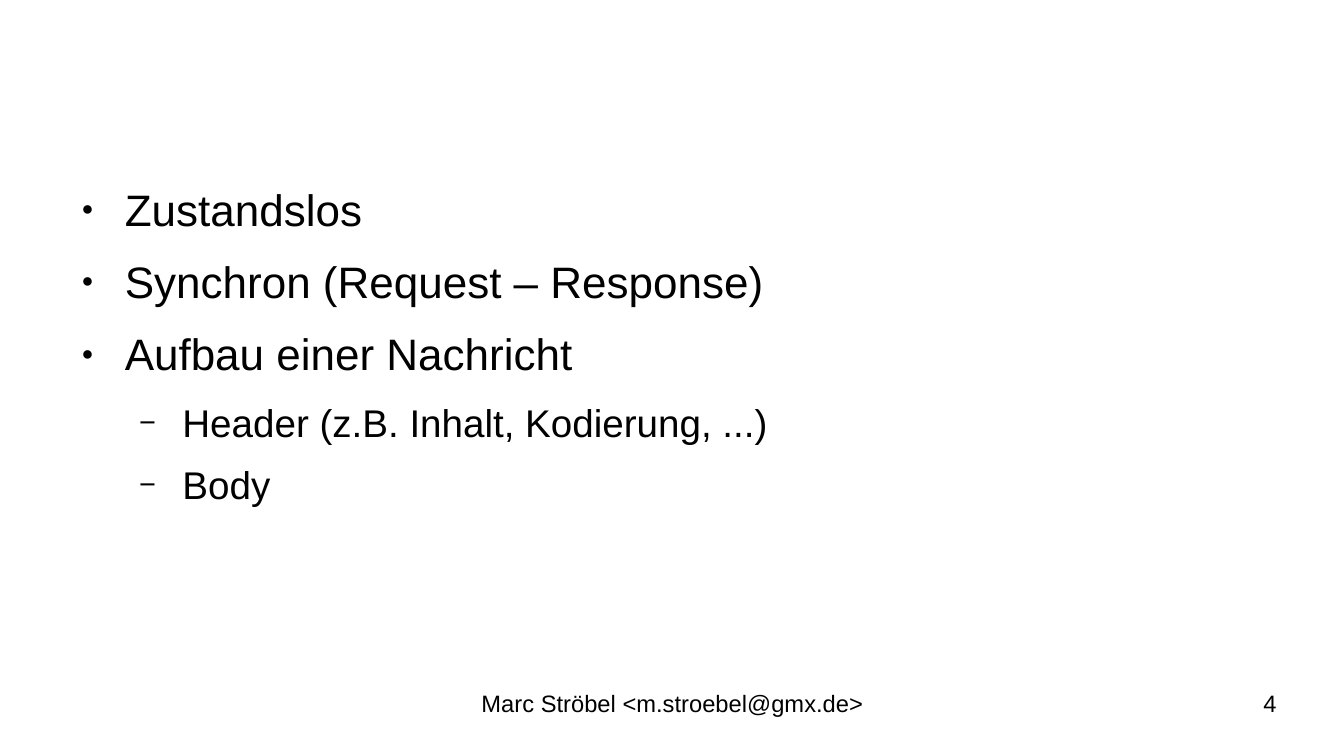
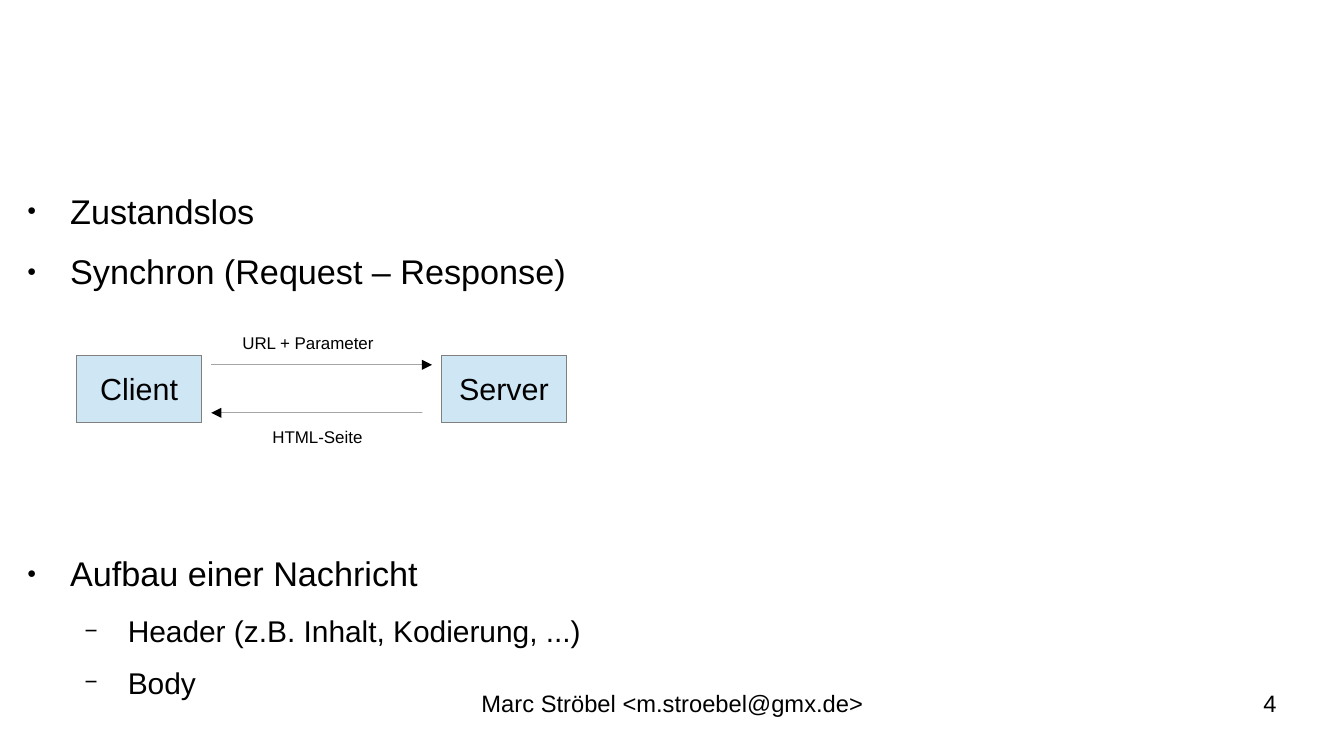
Before and after one commit to mbs99/dhbw_webeng, a slide deck: slide 4 of docs/skript.odp. Drawn at 1344x756 pixels with LibreOffice and Linux fonts; fonts in the diff are those of the drawing; background and template pictures are left out. Boxes give left, top, right and bottom in pixels: in the first picture for what was removed or moved away, otherwise in the second. Text is boxed around its words. In the diff, an @@ line names an element or a change of style, - is before the commit and + after.

```diff
--- a/docs/skript.odp
+++ b/docs/skript.odp
@@ text "Zustandslos": place and size @@
-text "Zustandslos" at (125, 194, 763, 507)
+text "Zustandslos" at (70, 199, 565, 647)
@@ text "Zustandslos" at (70, 199, 565, 647): size 26 to 20.1 pt in "Zustandslos", "Synchron (Request – Response)", "Aufbau einer Nachricht"; size 22.8 to 17.7 pt in "Header (z.B. Inhalt, Kodierung, ...)", "Body" @@
@@ rectangle added at (77, 355, 201, 422), fill #CFE7F5, outline #808080 0 pt, 18 pt, text #000000 @@
+Client
@@ text added at (242, 337, 374, 349), 10 pt, text #000000 @@
+URL + Parameter
@@ rectangle added at (441, 355, 566, 422), fill #CFE7F5, outline #808080 0 pt, 18 pt, text #000000 @@
+Server
@@ arrow added from (211, 365) to (432, 365), #000000 0 pt @@
@@ arrow added from (422, 413) to (211, 413), #000000 0 pt @@
@@ text added at (272, 430, 362, 443), 10 pt, text #000000 @@
+HTML-Seite
```
Also in this commit, not shown: 17 slides added.
